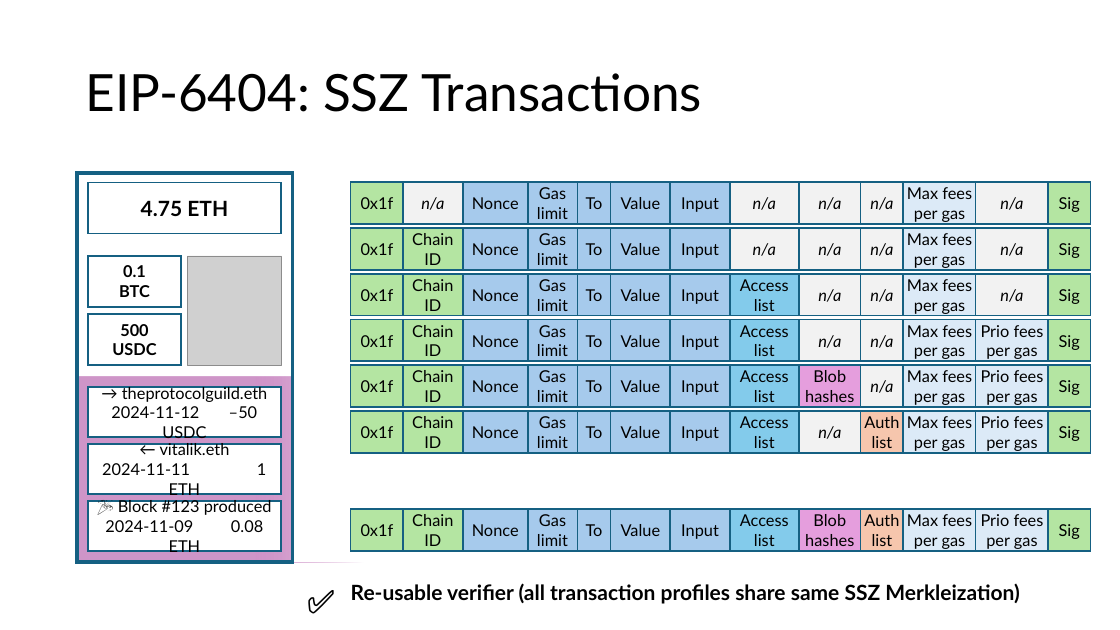
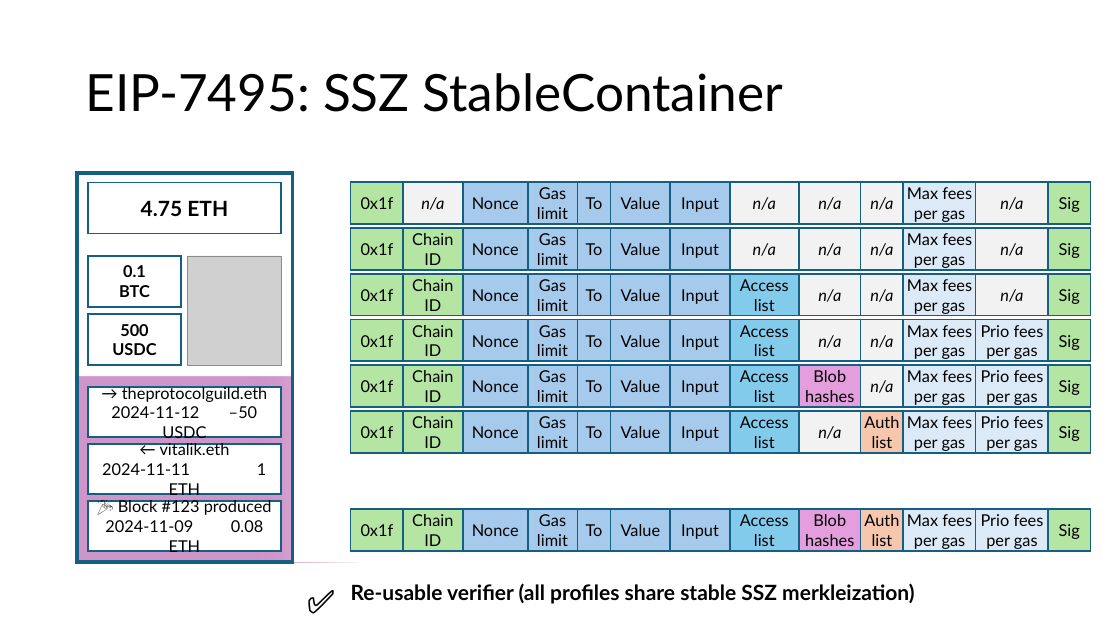
Before and after one commit to etan-status/purified-web3, a slide deck: slide 25 of slides.pptx (slide 24 before the commit). Drawn at 1120x630 pixels with LibreOffice and Linux fonts; fonts in the diff are those of the drawing; grey boxes stand for pictures. Boxes give left, top, right and bottom in pixels: in the first picture for what was removed or moved away, otherwise in the second. Text is boxed around its words. In the diff, an @@ line names an element or a change of style, - is before the commit and + after.

```diff
--- a/slides.pptx
+++ b/slides.pptx
@@ title at <box>85,73,783,112</box>: text changed @@
-EIP-6404: SSZ Transactions
+EIP-7495: SSZ StableContainer
@@ text at <box>351,583,914,604</box>: text changed @@
-Re-usable verifier (all transaction profiles share same SSZ Merkleization)
+Re-usable verifier (all profiles share stable SSZ merkleization)
```
Also in this commit, not shown: 4 other slides changed, 1 slide added, 2 other files.
